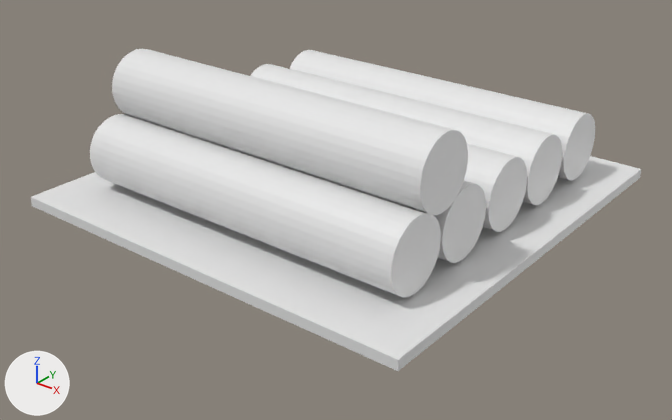
Two versions of the Blender file Assets/Art/Model/Storage_Logs.blend, one commit apart.
Rendered twice from a 50 mm lens placed at (12.7, -16.26, 9.37), pointed at (0.34, -0.81, -0.21). The lights are fixed; the arrows at lower left show +X, +Y and +Z. The picture after the commit comes second.
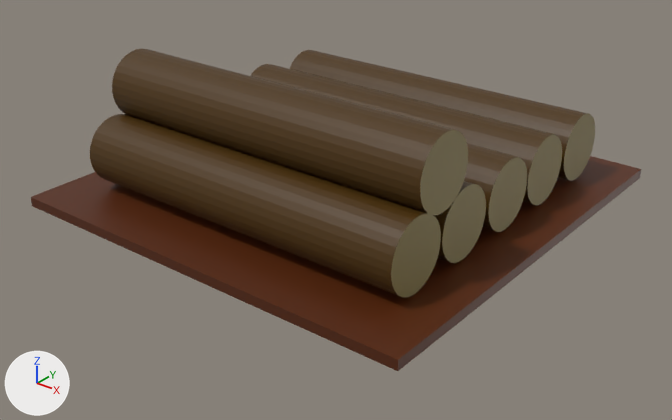
Patch to the scene script:
```diff
--- a/Assets/Art/Model/Storage_Logs.blend.py
+++ b/Assets/Art/Model/Storage_Logs.blend.py
@@ mat_material @@
 mat_material = principled_material('Material')
-mat_material.base_color = (0.8, 0.8, 0.8)  # white #e7e7e7
+mat_material.base_color = (0.0722, 0.0314, 0.0)  # brown #4c3200
@@ mat_material_001 @@
+mat_material_001 = principled_material('Material.001')
+mat_material_001.base_color = (0.17, 0.12, 0.0)  # dark yellow #736100
@@ mat_platform @@
+mat_platform = principled_material('Platform')
+mat_platform.base_color = (0.092, 0.0177, 0.0)  # brown #562400
@@ me_cube @@
 me_cube.from_pydata(...)  # 392 vertices, 210 faces; spans x -1.0..1.0, y -1.0..1.0, z -26.8..1.0
 # used by ob_cube; location = (0.0, 0.0, 0.0); scale = (5.26, 5.26, -0.12)
+# me_cube part 1: 6 faces spanning x -1.0..1.0, y -1.0..1.0, z -1.0..1.0 switch from mat_material (white #e7e7e7) to mat_platform (brown #562400)
+# me_cube part 2: 192 faces spanning x -0.8..0.8, y -0.8..0.8, z -26.8..-1.5 switch from no material to mat_material (brown #4c3200)
+# me_cube part 3: 12 faces spanning x -0.8..0.8, y -0.8..0.8, z -26.8..-1.5 switch from no material to mat_material_001 (dark yellow #736100)
```

Boxes (x1, y1, x2, y2) around the edits, measured in the pictures (672 x 420 px):
'Cube', recoloured, surface changed (white to brown)
    both: (31, 49, 641, 371)
part 1 of me_cube, recoloured (white to brown)
    both: (31, 156, 641, 371)
part 2 of me_cube, recoloured (white to brown)
    both: (90, 49, 588, 297)
part 3 of me_cube, recoloured (darker)
    both: (391, 114, 595, 297)
